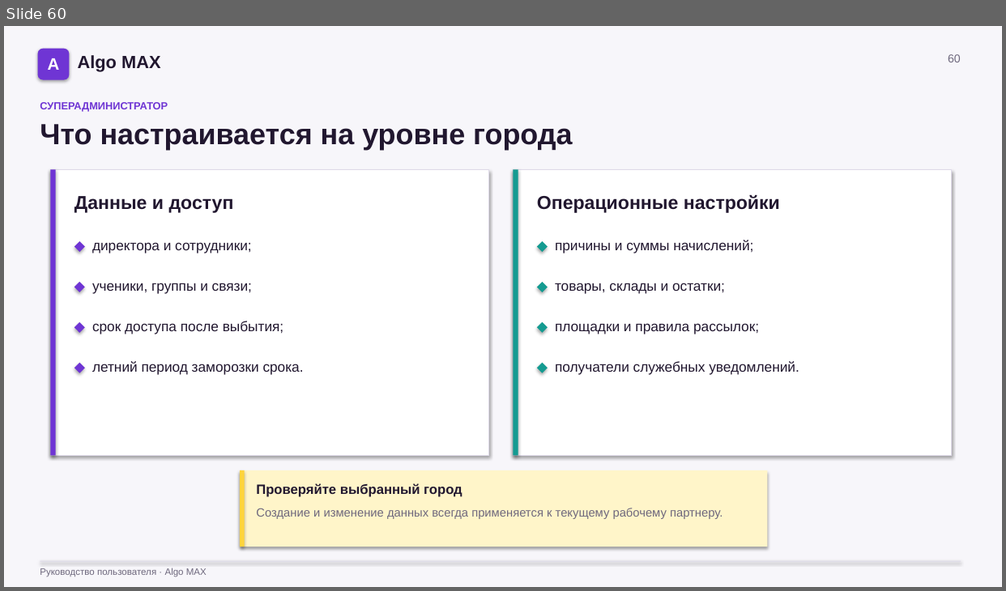
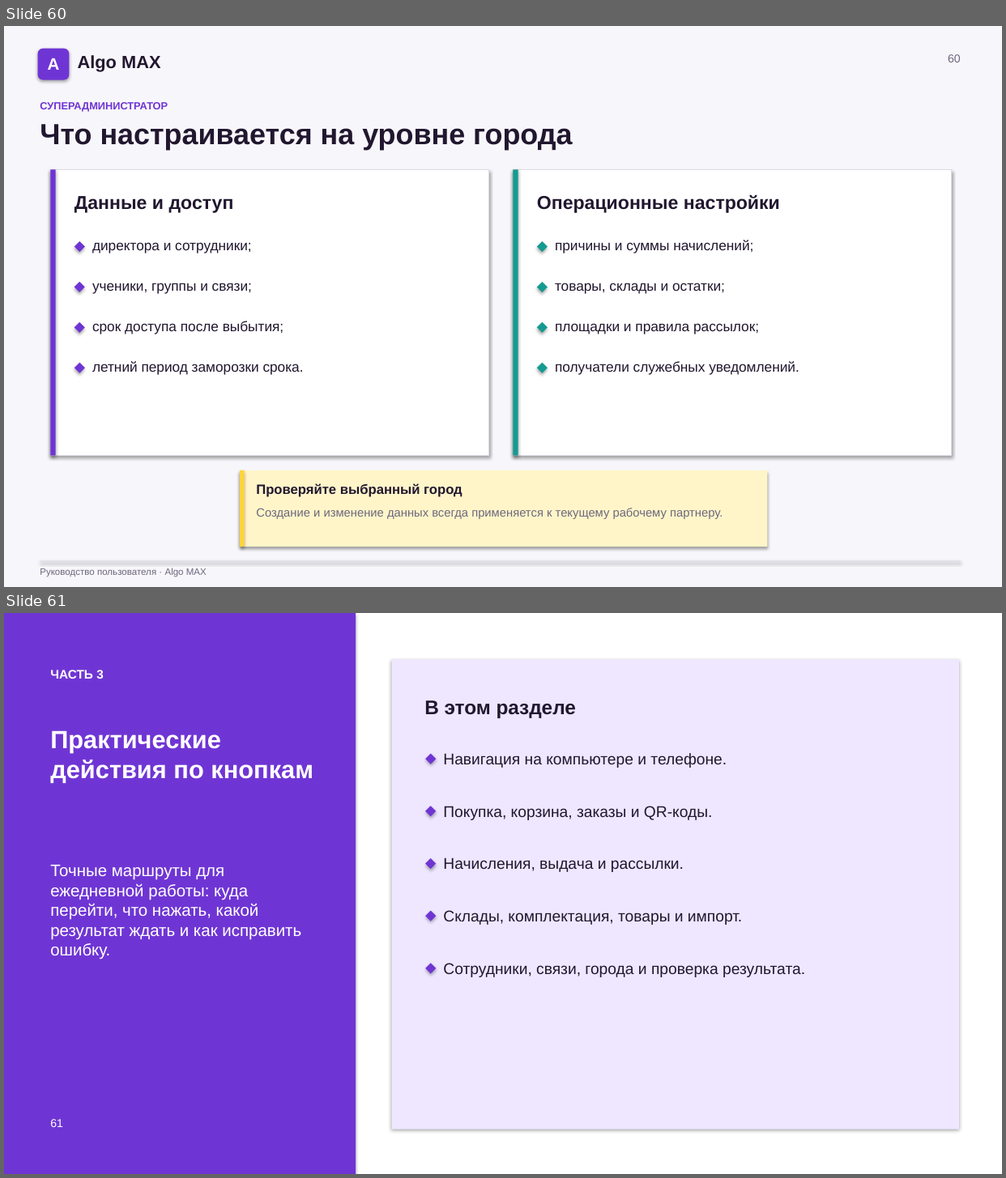
Before and after one commit to ImDoubleU/algo-bot-max, a slide deck: docs/Algo_MAX_Руководство_по_ролям.pptx. Shown one above the other, each under a label of ours: slide 60 before the commit, slides 60 and 61 after it. The pictures are 1006x591 and 1006x1178 pixels, drawn with LibreOffice and Linux fonts; fonts in the diff are those of the drawing. Boxes give left, top, right and bottom in pixels: in the first picture for what was removed or moved away, otherwise in the second. Text is boxed around its words. In the diff, an @@ line names an element or a change of style, - is before the commit and + after.

```diff
--- a/docs/Algo_MAX_Руководство_по_ролям.pptx
+++ b/docs/Algo_MAX_Руководство_по_ролям.pptx
@@ slide 61 added at bbox=[4, 613, 1002, 1174], background #FFFFFF @@
@@ rectangle added at bbox=[4, 613, 356, 1174], fill #6F35D4 @@
@@ rectangle added at bbox=[392, 659, 959, 1130], fill #EEE7FF @@
@@ text added at bbox=[50, 670, 104, 679], 12 pt, text #FFFFFF, bold @@
+ЧАСТЬ 3
@@ text added at bbox=[424, 700, 576, 718], 19 pt, text #21172F, bold @@
+В этом разделе
@@ text added at bbox=[50, 730, 313, 783], 24 pt, text #FFFFFF, bold @@
+Практические действия по кнопкам
@@ rectangle added at bbox=[425, 754, 436, 764], fill #6F35D4 @@
@@ text added at bbox=[443, 753, 727, 768], 15 pt, text #21172F @@
+Навигация на компьютере и телефоне.
@@ rectangle added at bbox=[425, 806, 436, 816], fill #6F35D4 @@
@@ text added at bbox=[443, 806, 713, 820], 15 pt, text #21172F @@
+Покупка, корзина, заказы и QR-коды.
@@ text added at bbox=[50, 865, 301, 940], 16 pt, text #FFFFFF @@
+Точные маршруты для ежедневной работы: куда перейти, что нажать, какой результат ждать и как исправить ошибку.
@@ rectangle added at bbox=[425, 858, 436, 869], fill #6F35D4 @@
@@ text added at bbox=[443, 858, 684, 872], 15 pt, text #21172F @@
+Начисления, выдача и рассылки.
@@ rectangle added at bbox=[425, 911, 436, 922], fill #6F35D4 @@
@@ text added at bbox=[443, 910, 742, 925], 15 pt, text #21172F @@
+Склады, комплектация, товары и импорт.
@@ rectangle added at bbox=[425, 963, 436, 974], fill #6F35D4 @@
@@ text added at bbox=[443, 963, 805, 977], 15 pt, text #21172F @@
+Сотрудники, связи, города и проверка результата.
@@ text added at bbox=[50, 1119, 63, 1127], 11 pt, text #FFFFFF @@
+61
```
Also in this commit, not shown: 5 slides changed, 32 other slides added, 12 other files.
